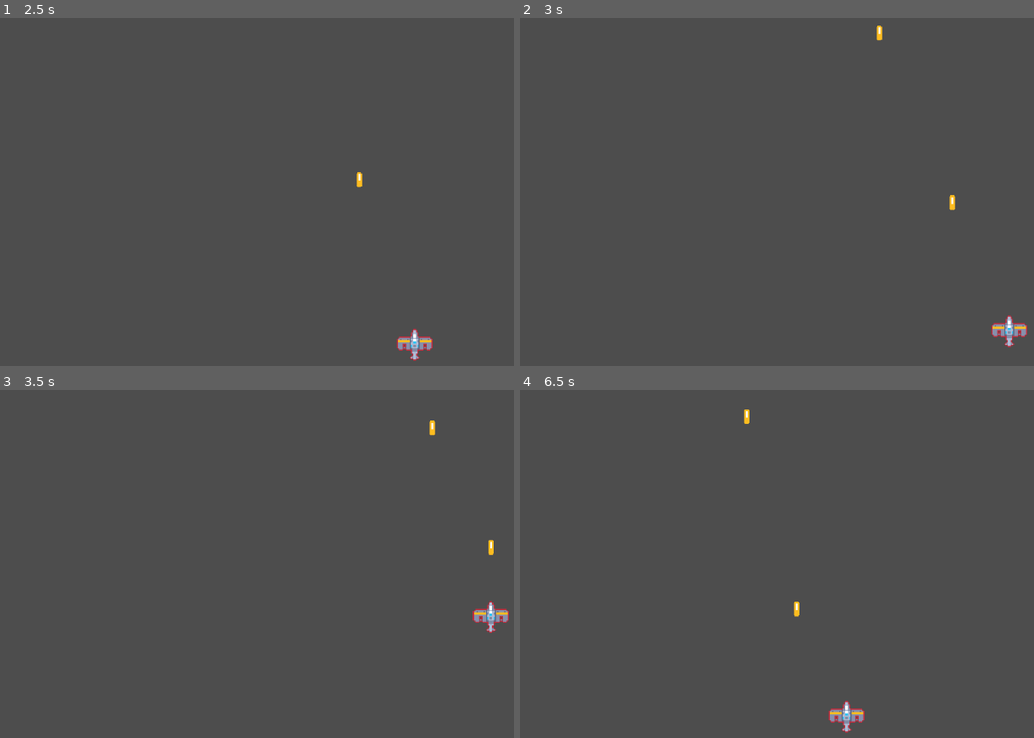
Above: before the commit, frames 1-4 (two rows, left to right).
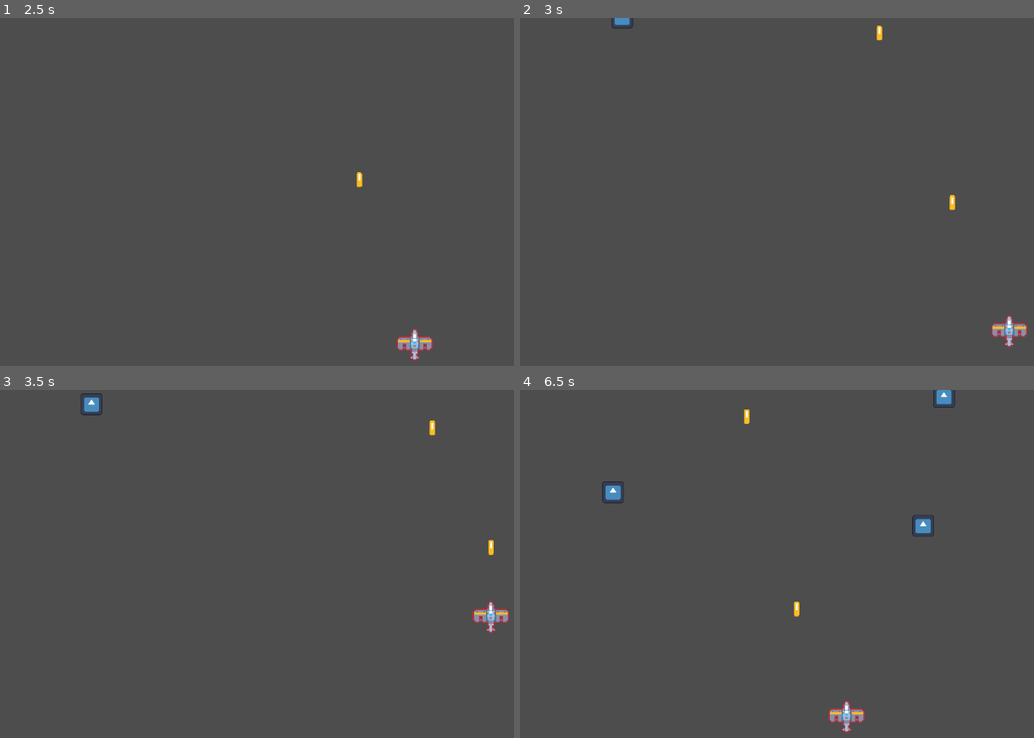
Above: after the commit, the same moments.

Repository: teubamaf/PlaneCrasher
Game: Godot game, scene res://Scenes/Playground/Test_Scene.tscn
Same seed, same stepped clock (60 frames per second), same inputs: the game is played once before the commit and once after it. The engine's default icon, where the game draws it, is replaced by a stand-in: a white triangle on a blue panel in a dark square.
Inputs:
- Up to frame 1 (2.5 s): hold D (move_right) 0.53-1.28 s; hold S (move_down) 1.28-2.03 s; hold D (move_right) from 2.03 s (still down)
- Up to frame 2 (3 s): release D (move_right) at 2.78 s; hold W (move_up) from 2.78 s (still down)
- Up to frame 3 (3.5 s): keep holding W (move_up)
- Up to frame 4 (6.5 s): release W (move_up) at 3.53 s; hold A (move_left) 3.53-5.03 s; hold S (move_down) 5.03-5.78 s; hold D (move_right) from 5.78 s (still down)

Frame 1 is identical in both runs. In frame 2, less than 0.1% of the frame differs, in the area x 17-23%, y 0-3%; in frame 3, 0.2%; in frame 4, 0.5%, in the area x 15-85%, y 0-43%.

Commit message:
feat : Ennemies, dying system and wave of mobs

Diff:
--- /dev/null
+++ b/Scenes/Ennemies/Enemy.tscn
@@ -0,0 +1,20 @@
+[gd_scene load_steps=4 format=3 uid="uid://dxpeh1t3587yt"]
+
+[ext_resource type="Texture2D" uid="uid://dyf2tlsdgaykh" path="res://icon.svg" id="1_dfn4p"]
+[ext_resource type="Script" uid="uid://dfvoxlsj3r3jl" path="res://Script/Ennemies/enemy.gd" id="1_lv1dq"]
+
+[sub_resource type="RectangleShape2D" id="RectangleShape2D_dfn4p"]
+size = Vector2(36, 37)
+
+[node name="Enemy" type="Area2D"]
+collision_layer = 2
+collision_mask = 5
+script = ExtResource("1_lv1dq")
+
+[node name="Sprite2D" type="Sprite2D" parent="."]
+scale = Vector2(0.2890625, 0.2890625)
+texture = ExtResource("1_dfn4p")
+
+[node name="CollisionShape2D" type="CollisionShape2D" parent="."]
+position = Vector2(0, -0.5)
+shape = SubResource("RectangleShape2D_dfn4p")
--- a/Scenes/Player/Player.tscn
+++ b/Scenes/Player/Player.tscn
@@ -6,7 +6,11 @@
 [sub_resource type="RectangleShape2D" id="RectangleShape2D_ft8w5"]
 size = Vector2(60, 25)
 
+[sub_resource type="RectangleShape2D" id="RectangleShape2D_h54ih"]
+size = Vector2(60, 21)
+
 [node name="Player" type="CharacterBody2D"]
+collision_mask = 2
 script = ExtResource("1_s0eop")
 
 [node name="Sprite2D" type="Sprite2D" parent="."]
@@ -17,3 +21,10 @@
 [node name="CollisionShape2D" type="CollisionShape2D" parent="."]
 position = Vector2(0, -0.5)
 shape = SubResource("RectangleShape2D_ft8w5")
+
+[node name="Hitbox" type="Area2D" parent="."]
+
+[node name="CollisionShape2D" type="CollisionShape2D" parent="Hitbox"]
+position = Vector2(0, -0.5)
+shape = SubResource("RectangleShape2D_h54ih")
+debug_color = Color(0.88738716, 0.24603552, 0.55991066, 0.41960785)
--- a/Scenes/Playground/Test_Scene.tscn
+++ b/Scenes/Playground/Test_Scene.tscn
@@ -1,8 +1,12 @@
-[gd_scene load_steps=2 format=3 uid="uid://b2il63hqe31yc"]
+[gd_scene load_steps=4 format=3 uid="uid://b2il63hqe31yc"]
 
+[ext_resource type="Script" uid="uid://dmihb1j5igvhf" path="res://Script/Playground/test_scene.gd" id="1_2uc3r"]
 [ext_resource type="PackedScene" uid="uid://gbqjqj5xaaeq" path="res://Scenes/Player/Player.tscn" id="1_nl754"]
+[ext_resource type="PackedScene" uid="uid://dxpeh1t3587yt" path="res://Scenes/Ennemies/Enemy.tscn" id="2_8ibn2"]
 
 [node name="TestScene" type="Node2D"]
+script = ExtResource("1_2uc3r")
+enemy_scene = ExtResource("2_8ibn2")
 
 [node name="Player" parent="." instance=ExtResource("1_nl754")]
 position = Vector2(512, 330)
--- a/Scenes/Projectiles/Projectile.tscn
+++ b/Scenes/Projectiles/Projectile.tscn
@@ -7,6 +7,8 @@
 radius = 6.0
 
 [node name="Projectile" type="Area2D"]
+collision_layer = 4
+collision_mask = 2
 script = ExtResource("1_dqbtj")
 
 [node name="Sprite2D" type="Sprite2D" parent="."]
--- /dev/null
+++ b/Script/Ennemies/enemy.gd
@@ -0,0 +1,68 @@
+extends Area2D
+
+@export var health: int = 3
+@export var move_speed: float = 100.0
+@export var movement_pattern: String = "straight"
+
+var initial_position: Vector2
+var time_alive: float = 0.0
+var position_initialized: bool = false
+
+signal enemy_destroyed(enemy)
+
+func _ready():
+	area_entered.connect(_on_area_entered)
+
+	var patterns = ["straight", "zigzag", "circular"]
+	movement_pattern = patterns[randi() % patterns.size()]
+	print("Ennemi créé avec pattern: ", movement_pattern)
+
+func _physics_process(delta):
+	time_alive += delta
+
+	if not position_initialized:
+		initial_position = position
+		position_initialized = true
+		print("Position initiale : ", initial_position)
+
+	# Différents patterns de mouvement
+	match movement_pattern:
+		"straight":
+			position.y += move_speed * delta
+		"zigzag":
+			position.y += move_speed * delta
+			position.x = initial_position.x + sin(time_alive * 3.0) * 50
+		"circular":
+			var radius = 30
+			position.x = initial_position.x + cos(time_alive * 2.0) * radius
+			position.y += move_speed * delta * 0.5
+
+	# Destroy si sorti de l'écran pour libérer la ram
+	if position.y > get_viewport_rect().size.y + 50:
+		queue_free()
+
+func take_damage(amount: int):
+	health -= amount
+
+	#Effet visuel de dégât
+	modulate = Color.RED
+	var tween = create_tween()
+	tween.tween_property(self, "modulate", Color.WHITE, 0.1)
+
+	if health <= 0:
+		die()
+
+func die():
+	enemy_destroyed.emit(self)
+
+	# Effet de destruction
+	var tween = create_tween()
+	tween.parallel().tween_property(self, "scale", Vector2.ZERO, 0.2)
+	tween.parallel().tween_property(self, "modulate:a", 0.0, 0.2)
+	tween.tween_callback(queue_free)
+
+func _on_area_entered(area):
+	if area.get_parent() is Player:
+		if area.get_parent().has_method("take_damage"):
+			area.get_parent().take_damage(1)
+		die()
--- a/Script/Player/Player.gd
+++ b/Script/Player/Player.gd
@@ -1,17 +1,26 @@
 extends CharacterBody2D
+class_name Player
 
 @export var speed: float = 300.0
 @export var acceleration: float = 1500.0
 @export var friction: float = 1200.0
 
+@export var lifepoint = 3
 @export var shoot_timer = 0.0
-
-
 @export var bullet_speed: float = 400.0
 var bullet_scene = preload("res://Scenes/Projectiles/Projectile.tscn")
 
+var input_vector : Vector2 = Vector2.ZERO
 
-var input_vector : Vector2 = Vector2.ZERO
+func _ready():
+
+	var hitbox = $Hitbox
+
+	hitbox.area_entered.connect(_on_hitbox_area_entered)
+
+	#DEBUG
+	print("Joueur initialisé avec ", lifepoint, " points de vie")
+
 
 func _physics_process(delta):
 	input_vector = Vector2.ZERO
@@ -41,11 +50,26 @@
 		shoot_timer = 0.5
 
 func shoot():
+	var bullet = bullet_scene.instantiate()
+	get_parent().add_child(bullet)
+	bullet.position = position + Vector2(0, -40)
+	bullet.velocity = Vector2(0, -bullet_speed)
 
-	var bullet = bullet_scene.instantiate()
 
-	get_parent().add_child(bullet)
+func take_damage(amount: int = 1):
+	lifepoint -= amount
+	print("Vie restante: ", lifepoint)
 
-	bullet.position = position + Vector2(0, -40)
+	modulate = Color.RED
+	var tween = create_tween()
+	tween.tween_property(self, "modulate", Color.WHITE, 0.2)
 
-	bullet.velocity = Vector2(0, -bullet_speed)
+	if lifepoint <= 0:
+		die()
+
+func die():
+	print("Game Over !")
+	queue_free()
+
+func _on_hitbox_area_entered(area):
+	print("Collision détectée avec: ", area.name)
--- /dev/null
+++ b/Script/Playground/test_scene.gd
@@ -0,0 +1,18 @@
+extends Node2D
+
+@export var enemy_scene: PackedScene
+var spawn_timer: float = 2.0
+
+func _process(delta):
+	spawn_timer -= delta
+	if spawn_timer <= 0:
+		spawn_enemy()
+		spawn_timer = randf_range(1.0, 3.0)
+
+func spawn_enemy():
+	var enemy = enemy_scene.instantiate()
+	add_child(enemy)
+	var screen_rect = get_viewport().get_visible_rect()
+	var spawn_x = randf() * screen_rect.size.x
+
+	enemy.position = Vector2(spawn_x, -50)
--- a/project.godot
+++ b/project.godot
@@ -46,6 +46,12 @@
 ]
 }
 
+[layer_names]
+
+2d_physics/layer_1="Player"
+2d_physics/layer_2="Enemy"
+2d_physics/layer_3="Projectile"
+
 [rendering]
 
 renderer/rendering_method="mobile"
Not shown: 1 places in Scenes/Player/Player.tscn that only renumber resources
Not shown, added: Script/Ennemies/enemy.gd.uid
Not shown, added: Script/Playground/test_scene.gd.uid
